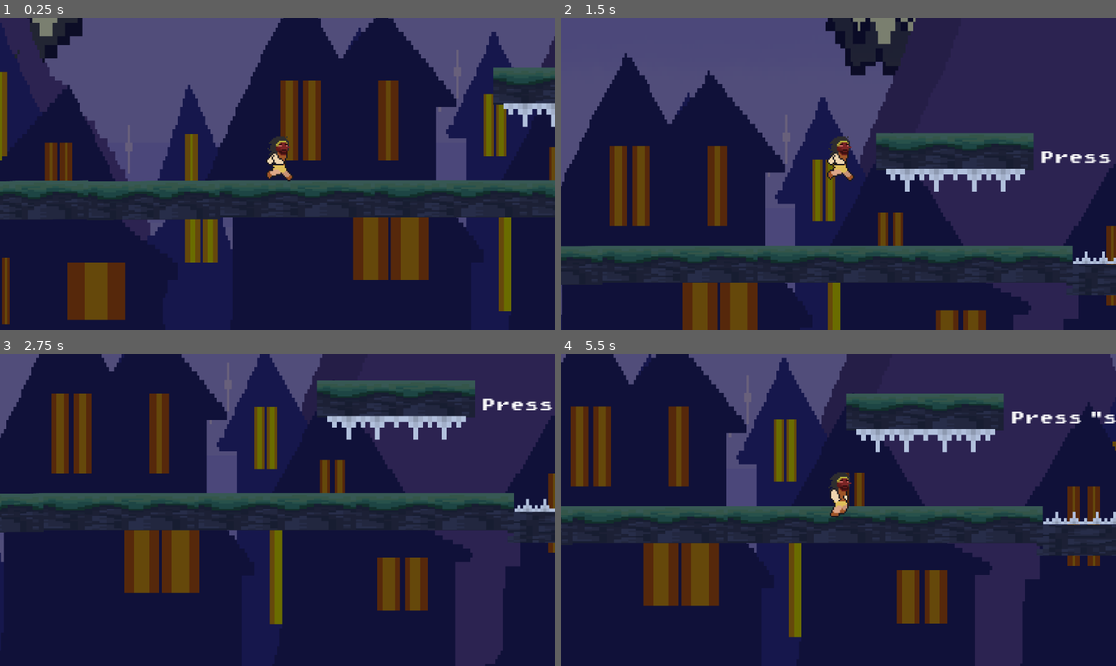
Above: before the commit, frames 1-4 (two rows, left to right).
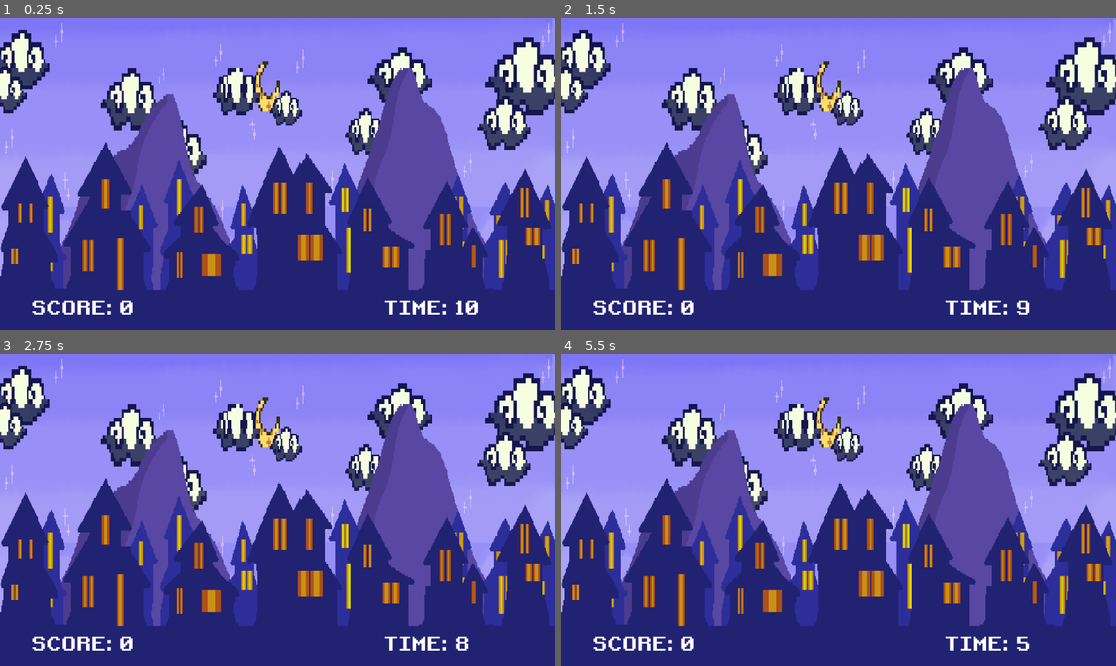
Above: after the commit, the same moments.

Repository: Xavizafir/platform-game
Game: Godot game, scene res://scenes/Game_match3.tscn
Two runs of this game, one before a commit and one after it. Both use one fixed random seed, a clock stepped at 60 frames per second and the inputs below. Before the commit the project starts from res://scenes/game_platform.tscn. Sound files missing from this copy of the repository are replaced by a short silence.
Inputs (mouse positions are in pixels of both pictures, inside the frame that each line leads up to):
- Up to frame 1 (0.25 s): no input
- Up to frame 2 (1.5 s): tap Space (Jump) at 0.5, 0.77, 1.25 s; move the mouse to (960, 158) at 0.52 s; hold Right (Move_right) from 0.53 s (still down); click (960, 158) at 0.6 s; move the mouse to (727, 189) at 1.27 s; click (727, 189) at 1.35 s
- Up to frame 3 (2.75 s): tap Space (Jump) at 1.52, 2 s; move the mouse to (333, 441) at 2.02 s; release Right (Move_right) at 2.03 s; hold Left (Move_left) from 2.03 s (still down); click (333, 441) at 2.1 s
- Up to frame 4 (5.5 s): tap Space (Jump) at 2.75, 3.02, 3.5, 3.77, 4.25, 4.52 s; move the mouse to (810, 572) at 2.77 s; release Left (Move_left) at 2.78 s; hold Right (Move_right) 2.78-4.28 s; click (810, 572) at 2.85 s; move the mouse to (1005, 556) at 3.52 s; click (1005, 556) at 3.6 s; move the mouse to (672, 463) at 4.27 s; hold Left (Move_left) 4.28-5.03 s; click (672, 463) at 4.35 s; move the mouse to (866, 510) at 5.02 s; hold Right (Move_right) from 5.03 s (still down); click (866, 510) at 5.1 s

The runs differ from the first frame. In frame 1, 98% of the frame differs, in the area x 0-100%, y 0-100%; in frame 2, 98%; in frame 3, 98%; in frame 4, 98%.
Error after the commit: Invalid access to property or key 'color' on a base object of type 'Node2D'. (res://scripts/Grid.gd:129)

Commit message:
Add files via upload

Diff:
--- a/default_bus_layout.tres
+++ b/default_bus_layout.tres
@@ -1,11 +1,12 @@
 [gd_resource type="AudioBusLayout" format=3 uid="uid://bo6cni3jhuy1"]
 
 [resource]
+bus/0/volume_db = -4.678002
 bus/1/name = &"Music"
 bus/1/solo = false
 bus/1/mute = false
 bus/1/bypass_fx = false
-bus/1/volume_db = -12.289805
+bus/1/volume_db = -32.023964
 bus/1/send = &"Master"
 bus/2/name = &"SFX"
 bus/2/solo = false
--- a/project.godot
+++ b/project.godot
@@ -11,7 +11,7 @@
 [application]
 
 config/name="MyfirstGame"
-run/main_scene="uid://bhpfn8sxlux1i"
+run/main_scene="uid://chbo204ejkucj"
 config/features=PackedStringArray("4.6", "Forward Plus")
 config/icon="res://icon.svg"
 
@@ -38,6 +38,11 @@
 , Object(InputEventKey,"resource_local_to_scene":false,"resource_name":"","device":-1,"window_id":0,"alt_pressed":false …(183 unchanged characters)…
 ]
 }
+ui_touch={
+"deadzone": 0.2,
+"events": [Object(InputEventMouseButton,"resource_local_to_scene":false,"resource_name":"","device":-1,"window_id":0,"alt_pressed":false,"shift_pressed":false,"ctrl_pressed":false,"meta_pressed":false,"button_mask":0,"position":Vector2(0, 0),"global_position":Vector2(0, 0),"factor":1.0,"button_index":1,"canceled":false,"pressed":false,"double_click":false,"script":null)
+]
+}
 
 [physics]
 
@@ -47,3 +52,4 @@
 
 textures/canvas_textures/default_texture_filter=0
 rendering_device/driver.windows="d3d12"
+environment/defaults/default_clear_color=Color(1, 1, 1, 1)
